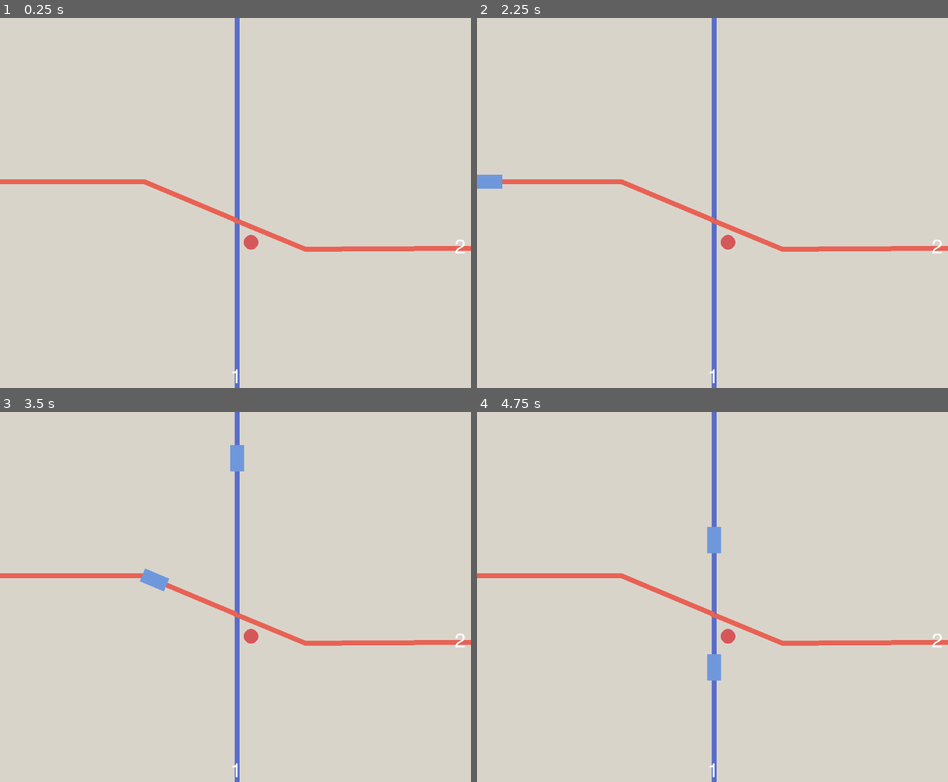
Above: before the commit, frames 1-4 (two rows, left to right).
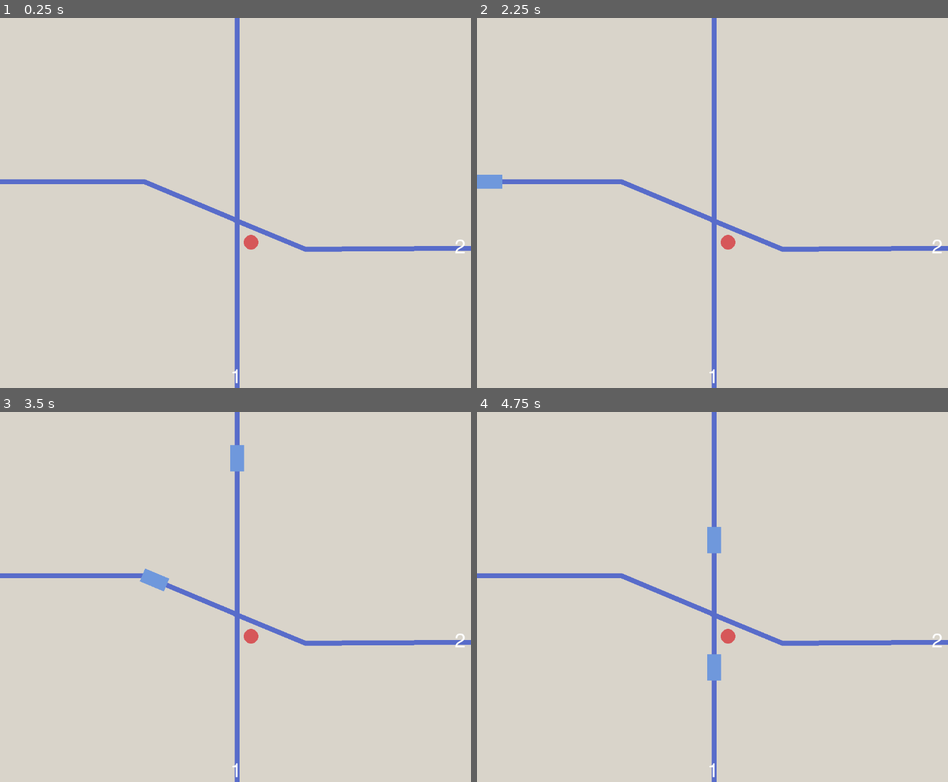
Above: after the commit, the same moments.

Repository: derukaeru/switchyard
Game: Godot game, scene res://src/scenes/main/main.tscn
Two runs of this game, one before a commit and one after it. Both use one fixed random seed, a clock stepped at 60 frames per second and the inputs below.
Inputs:
- Up to frame 1 (0.25 s): no input
- Up to frame 2 (2.25 s): tap Enter at 0.5, 2 s; hold Right 0.53-1.28 s; tap Alt at 0.6, 2.1 s; tap Space at 1.25 s; hold Down 1.28-2.03 s; tap Shift at 1.35 s; hold Right from 2.03 s (still down)
- Up to frame 3 (3.5 s): release Right at 2.78 s; hold Up from 2.78 s (still down); tap Shift at 2.85 s
- Up to frame 4 (4.75 s): release Up at 3.53 s; hold Left from 3.53 s (still down); tap Alt at 3.6 s; tap Shift at 4.35 s

The runs differ from the first frame. In frame 1, 1.5% of the frame differs, in the area x 0-100%, y 43-64%; in frame 2, 1.4%; in frame 3, 1.4%; in frame 4, 1.5%.

Commit message:
feat: level templates

Diff:
--- a/src/scenes/maps/level_1.tscn
+++ b/src/scenes/maps/level_1.tscn
@@ -7,27 +7,27 @@
 [ext_resource type="PackedScene" uid="uid://ccarek0jljrpr" path="res://src/scenes/objects/switch.tscn" id="5_ju8f6"]
 [ext_resource type="Script" uid="uid://dp8ggqt5j2ynj" path="res://src/scripts/components/junction.gd" id="6_ju8f6"]
 
+[sub_resource type="Curve2D" id="Curve2D_m0mif"]
+_data = {
+"points": PackedVector2Array(0, 0, 0, 0, 580, -447, 0, 0, 0, 0, 580, 494)
+}
+point_count = 2
+
 [sub_resource type="Curve2D" id="Curve2D_h8pal"]
 _data = {
 "points": PackedVector2Array(0, 0, 0, 0, 580, 493, 0, 0, 0, 0, 580, 1025)
 }
 point_count = 2
 
+[sub_resource type="Curve2D" id="Curve2D_5qwrs"]
+_data = {
+"points": PackedVector2Array(0, 0, 0, 0, -600, 400, 0, 0, 0, 0, 353, 400, 0, 0, 0, 0, 580, 495)
+}
+point_count = 3
+
 [sub_resource type="Curve2D" id="Curve2D_ju8f6"]
 _data = {
 "points": PackedVector2Array(0, 0, 0, 0, 573, 493, 0, 0, 0, 0, 747, 565, 0, 0, 0, 0, 1279, 562)
-}
-point_count = 3
-
-[sub_resource type="Curve2D" id="Curve2D_m0mif"]
-_data = {
-"points": PackedVector2Array(0, 0, 0, 0, 580, -447, 0, 0, 0, 0, 580, 494)
-}
-point_count = 2
-
-[sub_resource type="Curve2D" id="Curve2D_5qwrs"]
-_data = {
-"points": PackedVector2Array(0, 0, 0, 0, -600, 400, 0, 0, 0, 0, 353, 400, 0, 0, 0, 0, 580, 495)
 }
 point_count = 3
 
@@ -42,40 +42,44 @@
 
 [node name="tracks" type="Node2D" parent="." unique_id=755398829]
 
-[node name="Rail3" type="Path2D" parent="tracks" unique_id=304619894]
-curve = SubResource("Curve2D_h8pal")
-script = ExtResource("2_5qwrs")
-metadata/_custom_type_script = "uid://cuym172wt4qwo"
-
-[node name="Rail4" type="Path2D" parent="tracks" unique_id=875992632]
-curve = SubResource("Curve2D_ju8f6")
-script = ExtResource("2_5qwrs")
-rail_color = Color(0.9098039, 0.38431373, 0.32941177, 1)
-id = 2
-metadata/_custom_type_script = "uid://cuym172wt4qwo"
-
 [node name="Rail" type="Path2D" parent="tracks" unique_id=2118364005 node_paths=PackedStringArray("end_junction")]
 curve = SubResource("Curve2D_m0mif")
 script = ExtResource("2_5qwrs")
 end_junction = NodePath("../Junction")
-rail_color = Color(0.3476, 0.4287066, 0.79, 1)
+arrow_spacing = 40.0
 metadata/_custom_type_script = "uid://cuym172wt4qwo"
 
 [node name="train" parent="tracks/Rail" unique_id=1286344413 instance=ExtResource("1_pfttx")]
 position = Vector2(580, -447)
 rotation = 1.5707964
+speed = null
+destination = null
+
+[node name="Rail3" type="Path2D" parent="tracks" unique_id=304619894]
+curve = SubResource("Curve2D_h8pal")
+script = ExtResource("2_5qwrs")
+arrow_spacing = 40.0
+metadata/_custom_type_script = "uid://cuym172wt4qwo"
 
 [node name="Rail2" type="Path2D" parent="tracks" unique_id=609968600 node_paths=PackedStringArray("end_junction")]
 curve = SubResource("Curve2D_5qwrs")
 script = ExtResource("2_5qwrs")
 end_junction = NodePath("../Junction")
-rail_color = Color(0.91, 0.38584003, 0.32760003, 1)
+arrow_spacing = 40.0
 id = 2
 metadata/_custom_type_script = "uid://cuym172wt4qwo"
 
 [node name="train" parent="tracks/Rail2" unique_id=86710733 instance=ExtResource("1_pfttx")]
 position = Vector2(-600, 400)
 speed = 280
+destination = null
+
+[node name="Rail4" type="Path2D" parent="tracks" unique_id=875992632]
+curve = SubResource("Curve2D_ju8f6")
+script = ExtResource("2_5qwrs")
+arrow_spacing = 40.0
+id = 2
+metadata/_custom_type_script = "uid://cuym172wt4qwo"
 
 [node name="Junction" type="Node2D" parent="tracks" unique_id=284340649 node_paths=PackedStringArray("rails")]
 position = Vector2(580, 495)
--- /dev/null
+++ b/src/scenes/maps/level_3.gd
@@ -0,0 +1 @@
+extends Node2D
--- /dev/null
+++ b/src/scenes/maps/level_3.tscn
@@ -0,0 +1,15 @@
+[gd_scene format=3 uid="uid://dmrnwl4doue6i"]
+
+[ext_resource type="Script" uid="uid://c7p7qub50wfm" path="res://src/scenes/maps/level_3.gd" id="1_a838m"]
+
+[node name="level_3" type="Node2D" unique_id=504227865]
+script = ExtResource("1_a838m")
+
+[node name="tracks" type="Node2D" parent="." unique_id=755398829]
+
+[node name="labels" type="Control" parent="." unique_id=302543939]
+layout_mode = 3
+anchors_preset = 0
+offset_right = 40.0
+offset_bottom = 40.0
+metadata/_edit_use_anchors_ = true
--- /dev/null
+++ b/src/scenes/maps/level_4.gd
@@ -0,0 +1,11 @@
+extends Node2D
+
+
+# Called when the node enters the scene tree for the first time.
+func _ready() -> void:
+	pass # Replace with function body.
+
+
+# Called every frame. 'delta' is the elapsed time since the previous frame.
+func _process(delta: float) -> void:
+	pass
--- /dev/null
+++ b/src/scenes/maps/level_4.tscn
@@ -0,0 +1,14 @@
+[gd_scene format=3 uid="uid://8hvm6to8ikt6"]
+
+[ext_resource type="Script" uid="uid://bbmm47er23f1p" path="res://src/scenes/maps/level_4.gd" id="1_skg6t"]
+
+[node name="level_4" type="Node2D" unique_id=416987576]
+script = ExtResource("1_skg6t")
+
+[node name="tracks" type="Node2D" parent="." unique_id=2098620928]
+
+[node name="labels" type="Control" parent="." unique_id=1604854634]
+layout_mode = 3
+anchors_preset = 0
+offset_right = 40.0
+offset_bottom = 40.0
--- /dev/null
+++ b/src/scenes/menu/level_screen.gd
@@ -0,0 +1 @@
+extends Control
--- /dev/null
+++ b/src/scenes/menu/level_screen.tscn
@@ -0,0 +1,23 @@
+[gd_scene format=3 uid="uid://cdcvig5bgwcng"]
+
+[ext_resource type="Script" uid="uid://g2xqvjwpa3w7" path="res://src/scenes/menu/level_screen.gd" id="1_f3pox"]
+
+[node name="level_screen" type="Control" unique_id=1221292349]
+layout_mode = 3
+anchors_preset = 15
+anchor_right = 1.0
+anchor_bottom = 1.0
+grow_horizontal = 2
+grow_vertical = 2
+script = ExtResource("1_f3pox")
+
+[node name="ColorRect" type="ColorRect" parent="." unique_id=1887586831]
+layout_mode = 1
+anchors_preset = 15
+anchor_right = 1.0
+anchor_bottom = 1.0
+offset_left = 1.0
+offset_right = 1.0
+grow_horizontal = 2
+grow_vertical = 2
+color = Color(0.91, 0.8552484, 0.7371, 1)
--- a/src/scenes/objects/train.gd
+++ b/src/scenes/objects/train.gd
@@ -2,12 +2,15 @@
 
 @onready var cab: ColorRect = $cab
 
-@export var train_color: Color = Color("6f98dc")
+@export var color: Color = Color("6f98dc")
 @export var speed: int = 160
 @export var destination: int = 1
 
+@export var arrow_spacing: float = 40.0
+@export var arrow_size: float = 6.0
+
 func _ready() -> void:
-	cab.color = train_color
+	cab.color = color
 	loop = false
 
 func _process(delta: float) -> void:
--- a/src/scripts/components/rail.gd
+++ b/src/scripts/components/rail.gd
@@ -3,8 +3,11 @@
 
 @export var end_junction: Junction
 
+@export var arrow_spacing: float = 120.0
+@export var arrow_size: float = 6.0
+
 @onready var line: Line2D = Line2D.new()
-@export var rail_color: Color = Color(0.345, 0.423, 0.793, 1.0)
+@export var color: Color = Color(0.345, 0.423, 0.793, 1.0)
 
 @export var id: int = 1
 
@@ -14,7 +17,7 @@
 
 	line.points = curve.get_baked_points()
 	line.width = 12
-	line.default_color = rail_color
+	line.default_color = color
 
 func get_next_rail() -> Rail:
 	if end_junction == null:
Not shown, added: src/scenes/maps/level_3.gd.uid
Not shown, added: src/scenes/maps/level_4.gd.uid
Not shown, added: src/scenes/menu/level_screen.gd.uid
